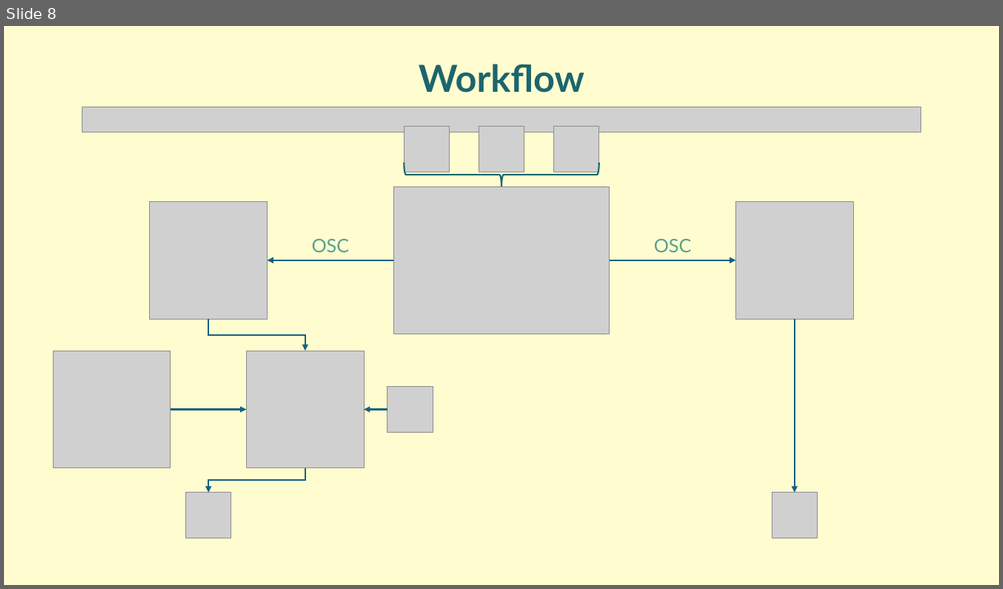
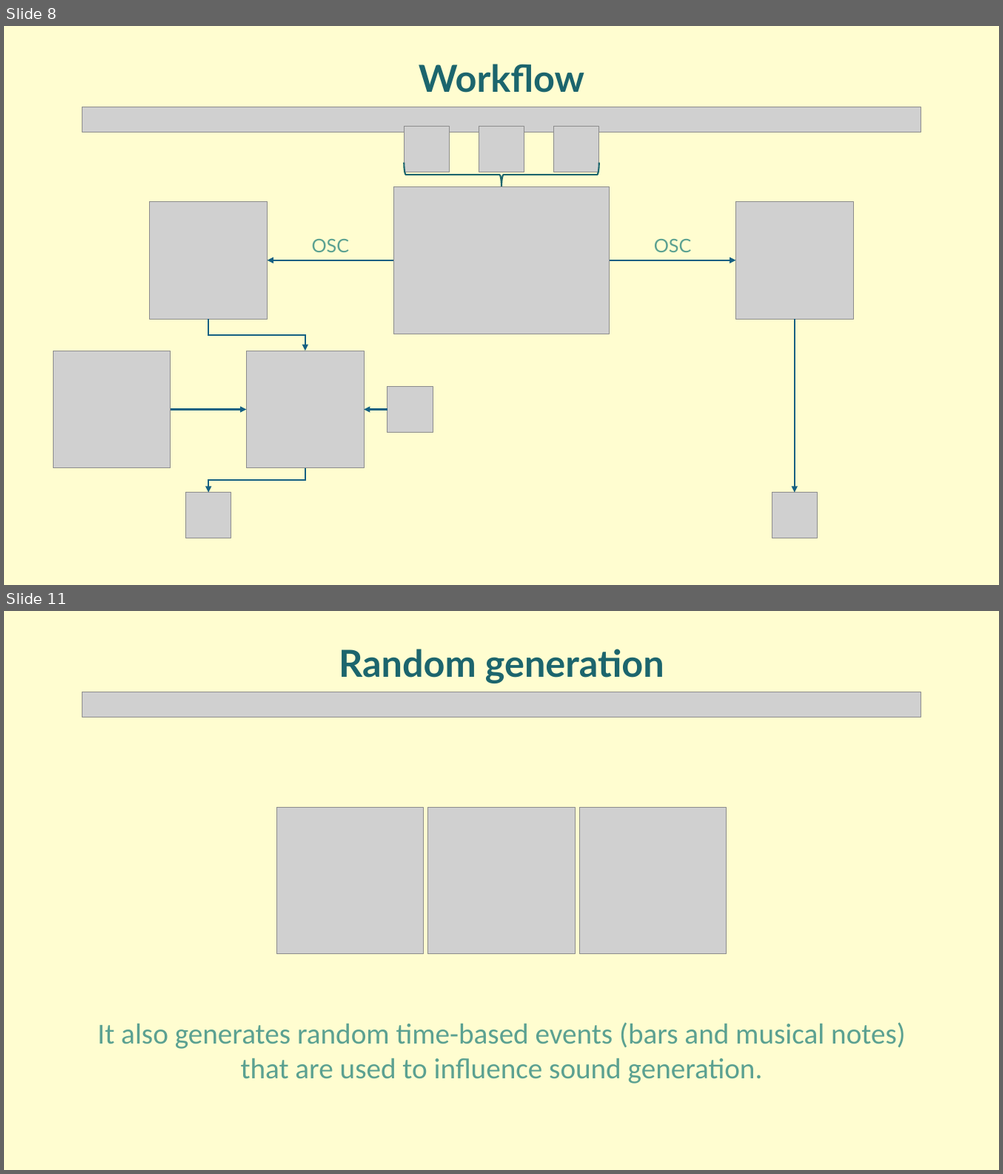
Before and after one commit to Ciorpy/G.A.I.A.-CMLS-2025, a slide deck: GAIA.pptx. Shown one above the other, each under a label of ours: slide 8 before the commit, slides 8 and 11 after it; the slides between them are not shown. The pictures are 1003x589 and 1003x1174 pixels, drawn with LibreOffice and Linux fonts; fonts in the diff are those of the drawing; grey boxes stand for pictures. Boxes give left, top, right and bottom in pixels: in the first picture for what was removed or moved away, otherwise in the second. Text is boxed around its words. In the diff, an @@ line names an element or a change of style, - is before the commit and + after.

```diff
--- a/GAIA.pptx
+++ b/GAIA.pptx
@@ slide 11 added at (4, 611, 999, 1170), background #FFFDD0 @@
@@ text added at (338, 649, 664, 684), 36 pt, text #1C656D, bold @@
+Random generation
@@ picture added at (82, 692, 920, 717) @@
@@ picture added at (276, 807, 424, 954) @@
@@ picture added at (428, 807, 575, 954) @@
@@ picture added at (579, 807, 726, 954) @@
@@ text added at (97, 1022, 905, 1084), 28 pt, text #5BA191 @@
+It also generates random time-based events (bars and musical notes) that are used to influence sound generation.
```
Also in this commit, not shown: 1 slide changed, 24 other slides added, 4 slides removed.
